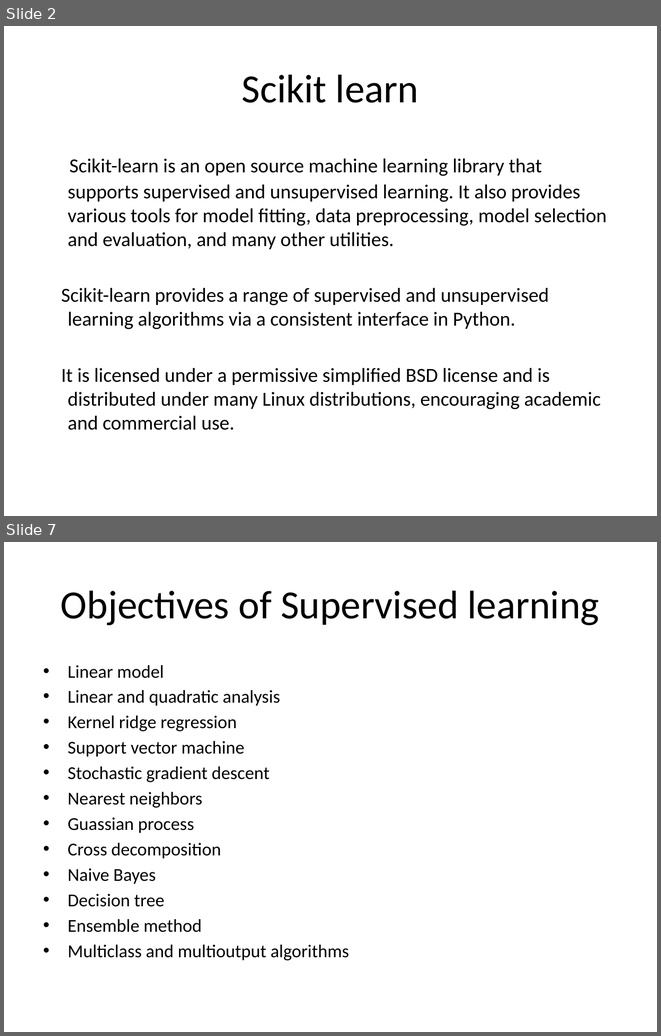
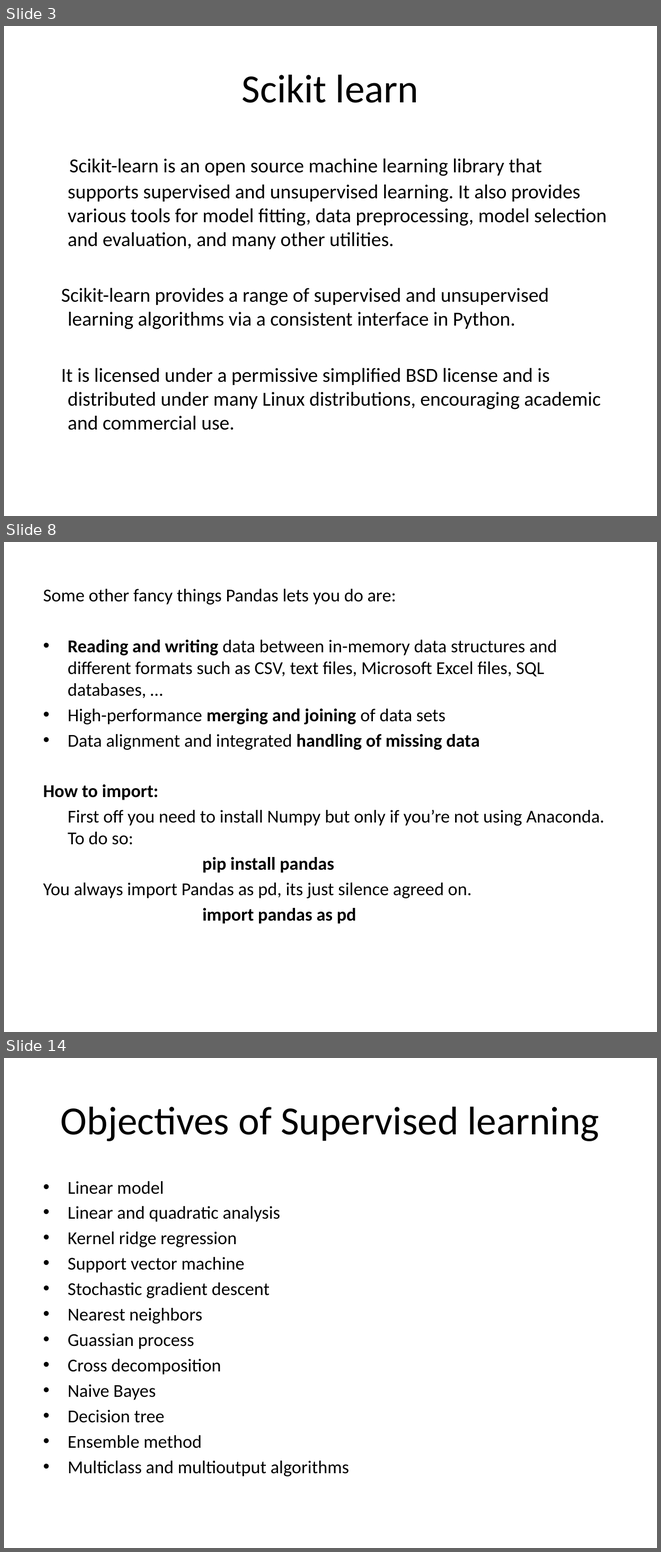
Before and after one commit to Shehroz951/python_exam, a slide deck: SKLearn.pptx. Shown one above the other, each under a label of ours: slides 2 and 7 before the commit, slides 3, 8 and 14 after it; the slides between them are not shown. The pictures are 661x1036 and 661x1552 pixels, drawn with LibreOffice and Linux fonts; fonts in the diff are those of the drawing. Boxes give left, top, right and bottom in pixels: in the first picture for what was removed or moved away, otherwise in the second. Text is boxed around its words. In the diff, an @@ line names an element or a change of style, - is before the commit and + after.

Commit message:
first commit

```diff
--- a/SKLearn.pptx
+++ b/SKLearn.pptx
@@ slide 8 added at <box>4,542,657,1032</box>, background #FFFFFF @@
@@ text added at <box>43,589,604,924</box>, 20 pt, text #000000 @@
+Some other fancy things Pandas lets you do are:
+• Reading and writing data between in-memory data structures and different formats such as CSV, text files, Microsoft Excel files, SQL databases, …
+• High-performance merging and joining of data sets
+• Data alignment and integrated handling of missing data
+How to import:
+First off you need to install Numpy but only if you’re not using Anaconda. To do so:
+pip install pandas
+You always import Pandas as pd, its just silence agreed on.
+import pandas as pd
@@ what was slide 2 is now slide 3 @@
@@ what was slide 7 is now slide 14 @@
```
Also in this commit, not shown: 5 slides changed, 6 other slides added, 4 other files.
